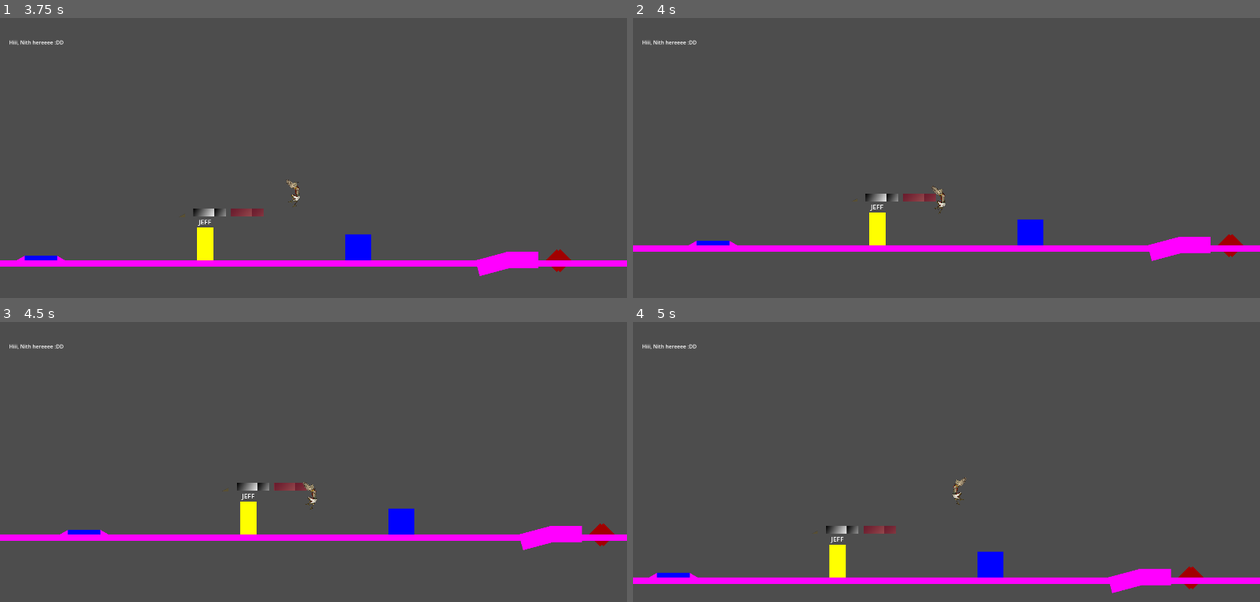
Above: before the commit, frames 1-4 (two rows, left to right).
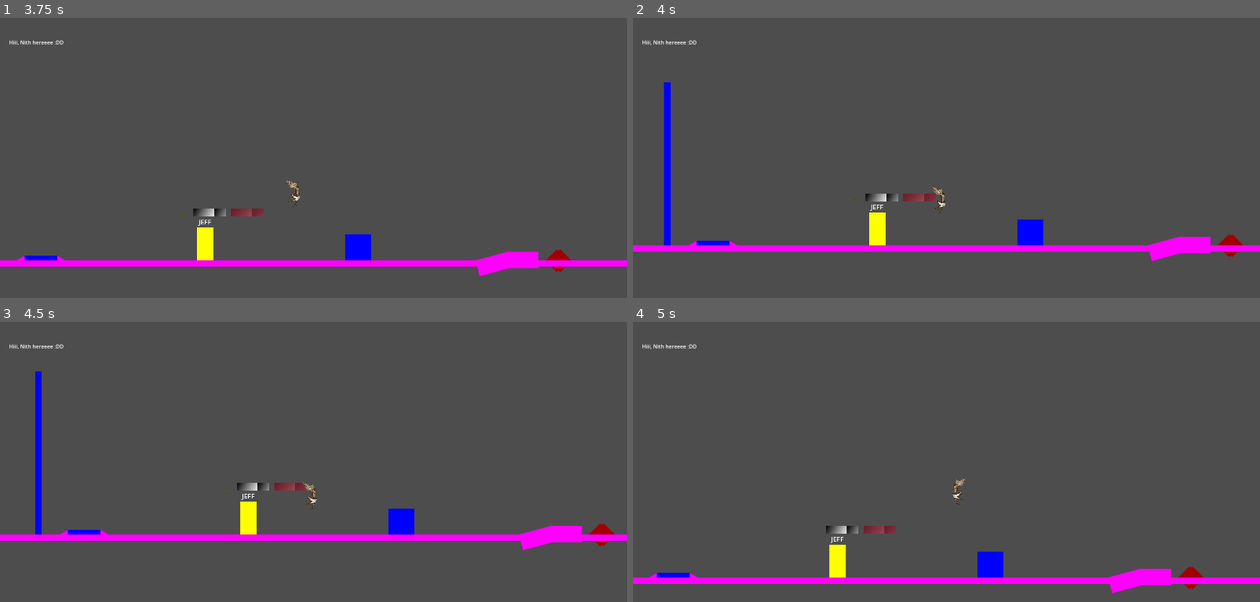
Above: after the commit, the same moments.

Repository: M4przybysz/Kamen-z-serca
Game: Godot game, scene res://src/main/main.tscn
Same seed, same stepped clock (60 frames per second), same inputs: the game is played once before the commit and once after it.
Inputs (mouse positions are in pixels of both pictures, inside the frame that each line leads up to):
- Up to frame 1 (3.75 s): move the mouse to (282, 264) at 0.52 s; hold D (move_right) 0.53-2.03 s; tap Mouse wheel down (change_feather_down) at 0.6 s; tap Space (jump) at 0.77, 1.52, 3.02 s; move the mouse to (501, 247) at 1.27 s; tap Mouse wheel up (change_feather_up) at 1.35 s; move the mouse to (125, 141) at 2.02 s; hold A (move_left) from 2.03 s (still down); tap Middle mouse button (feather_throw) at 2.1 s; move the mouse to (344, 194) at 2.77 s; tap Q (shield_use) at 2.85 s; move the mouse to (219, 104) at 3.52 s; tap Shift (slide_and_air_dash) at 3.6 s
- Up to frame 2 (4 s): keep holding A (move_left); tap Space (jump) at 3.77 s
- Up to frame 3 (4.5 s): move the mouse to (451, 481) at 4.27 s; release A (move_left) at 4.28 s; hold D (move_right) from 4.28 s (still down); right-click (451, 481) at 4.35 s
- Up to frame 4 (5 s): keep holding D (move_right); tap Space (jump) at 4.52 s

Frame 1 is identical in both runs. In frame 2, 0.7% of the frame differs, in the area x 4-7%, y 22-82%; in frame 3, 0.6%; in frame 4, nothing differs.

Commit message:
Fixed merge bugs

Diff:
--- a/la_creatura_game/src/enemies/mud_mummy/mud_mummy.tscn
+++ b/la_creatura_game/src/enemies/mud_mummy/mud_mummy.tscn
@@ -85,6 +85,6 @@
 
 [connection signal="timeout" from="Timers/ResetHPTimer" to="." method="_on_reset_hp_timer_timeout"]
 [connection signal="timeout" from="Timers/ChargeTimer" to="." method="_on_charge_timer_timeout"]
-[connection signal="timeout" from="Timers/WrapCooldownTimer" to="." method="_on_wrap_timer_timeout"]
+[connection signal="timeout" from="Timers/WrapCooldownTimer" to="." method="_on_wrap_cooldown_timer_timeout"]
 [connection signal="area_entered" from="Hurtbox" to="." method="_on_hurtbox_area_entered"]
 [connection signal="area_exited" from="Hurtbox" to="." method="_on_hurtbox_area_exited"]
--- a/la_creatura_game/src/test_elements/levels/programmers_playground.tscn
+++ b/la_creatura_game/src/test_elements/levels/programmers_playground.tscn
@@ -178,8 +178,4 @@
 connected_thing = NodePath("../Door")
 
 [node name="Door" parent="Puzzles" instance=ExtResource("10_7wred")]
-position = Vector2(-781, 400)
-position = Vector2(6632, 550)
-
-[node name="MudMummy" parent="Enemies" instance=ExtResource("8_02asq")]
-position = Vector2(2962, 591)
+position = Vector2(-539, 400)
Not shown: 1 places in la_creatura_game/src/test_elements/levels/programmers_playground.tscn that only renumber resources
